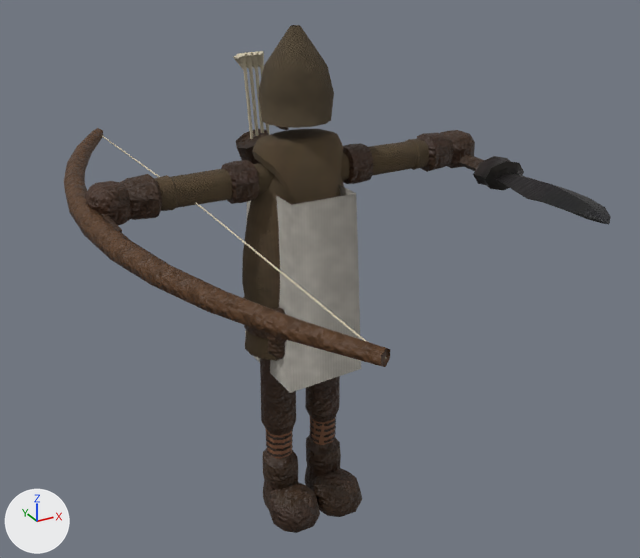
The glTF model csharp/Unciv.Godot/Packs/units/models/unit/Chu-Ko-Nu.glb as it was, and as the next commit left it.
Before and after are seen from a camera (50 mm lens) standing at (-0.621, -1.199, 1.035) and looking at (0.01, -0.051, 0.461). The lights are fixed; the arrows at lower left show +X, +Y and +Z. The first picture is the older version. Where no turn or scale is listed for an object, it has been applied to the vertices. Vertices at exactly the same position are counted once.

Objects in the first picture: 'Bow', 'Knife_Offhand', 'Warrior'.
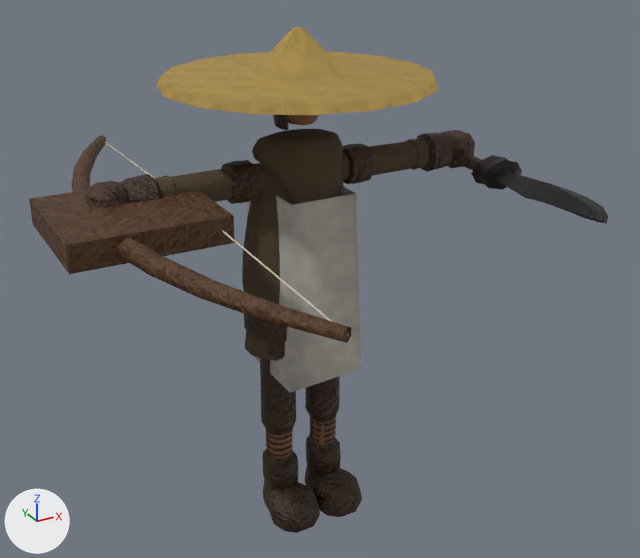
The newer file is also rescaled (x1.059) as a whole; pictures and numbers use the older file's frame.

What differs and where, as boxes (x1, y1, x2, y2) in the pictures (640 x 558 px; the box of a moved part takes in the faces that stretch with it):
'Warrior', reshaped
    before: (85, 25, 475, 533)
    after: (85, 27, 475, 533)
'Bow', reshaped (13% shorter)
    before: (64, 128, 390, 367)
    after: (29, 135, 351, 343)
'Knife_Offhand', moved
    before: (458, 155, 611, 225)
    after: (458, 155, 608, 224)
part 1 of me_mesh_skinned, deleted
    before: (245, 52, 259, 136)
part 2 of me_mesh_skinned, deleted
    before: (251, 51, 264, 133)
part 3 of me_mesh_skinned, deleted
    before: (257, 51, 270, 135)
part 4 of me_mesh_skinned, built on
    before: (233, 25, 334, 164)
    after: (156, 27, 438, 115)
part 5 of me_mesh_bow, moved or reshaped
    before: (64, 128, 390, 367)
    after: (71, 135, 351, 343)
part 6 of me_mesh_bow, moved or reshaped
    before: (101, 135, 387, 358)
    after: (104, 141, 349, 336)
part 7 of me_mesh_bow, added (brown)
    after: (29, 190, 235, 274)
part 8 of me_mesh_bow, deleted (mostly hidden)
    before: (101, 214, 122, 233)

What the commit changed:
Material 'Straw' (mat_straw) is new.
Uses the picture img_image_10.
Uses the picture img_image_11.
me_mesh_skinned is used by ob_warrior; location (0.0, 0.0, -0.014).
me_mesh_skinned had 2574 vertices, 4783 faces and spanned x -0.335..0.335, y -0.1..0.13, z 0.014..0.864.
me_mesh_skinned now has 2475 vertices, 4603 faces and spans x -0.335..0.335, y -0.213..0.211, z 0.014..0.864.
me_mesh_skinned part 1: the loose piece of 17 vertices spanning x -0.054..-0.027, y 0.076..0.098, z 0.681..0.818 is deleted.
me_mesh_skinned part 2: the loose piece of 17 vertices spanning x -0.044..-0.017, y 0.076..0.098, z 0.681..0.818 is deleted.
me_mesh_skinned part 3: the loose piece of 17 vertices spanning x -0.035..-0.007, y 0.076..0.098, z 0.681..0.818 is deleted.
Part 4, on me_mesh_skinned:
111 vertices are removed from x -0.067..0.066, y -0.052..0.13, z 0.419..0.864.
218 faces are deleted.
2 vertices move from x -0.037..0.02, y 0.074..0.087, z 0.588..0.681 to x -0.195..0.079, y -0.082..0.189, z 0.782..0.796.
63 vertices are added at x -0.212..0.213, y -0.213..0.211, z 0.782..0.862.
128 new faces join them, mat_straw.
me_mesh_skinned no longer uses material mat_bone.
me_mesh_skinned no longer uses material mat_cloth.
me_mesh_skinned gains material mat_straw.
me_mesh_bow is used by ob_bow; location (-0.266, -0.049, 0.611).
me_mesh_bow had 90 vertices, 168 faces and spanned x -0.09..0.086, y -0.508..0.508, z -0.018..0.018.
me_mesh_bow now has 98 vertices, 180 faces and spans x -0.137..0.09, y -0.447..0.456, z -0.02..0.02.
me_mesh_bow part 5: the loose piece of 68 vertices spanning x -0.09..0.082, y -0.508..0.508, z -0.018..0.018 is scaled about its middle by 0.889, then moved by (0.0, 0.005, 0.0).
me_mesh_bow part 6: the loose piece of 14 vertices spanning x 0.073..0.086, y -0.504..0.504, z -0.002..0.002 is scaled about its middle by (0.894, 0.889, 1), then moved by (-0.009, 0.005, 0.0).
me_mesh_bow part 7: a new loose piece, a box spanning x -0.137..0.09, y -0.099..0.109, z -0.02..0.02, in mat_leather.
me_mesh_bow part 8: the loose piece of 8 vertices spanning x -0.075..-0.052, y -0.053..0.053, z -0.01..0.01 is deleted.
Other edits to the shape of me_mesh_bow do not show in these pictures.
Object 'Knife_Offhand' (ob_knife_offhand) moves from (0.307, -0.053, 0.611) to (0.307, -0.048, 0.611).
